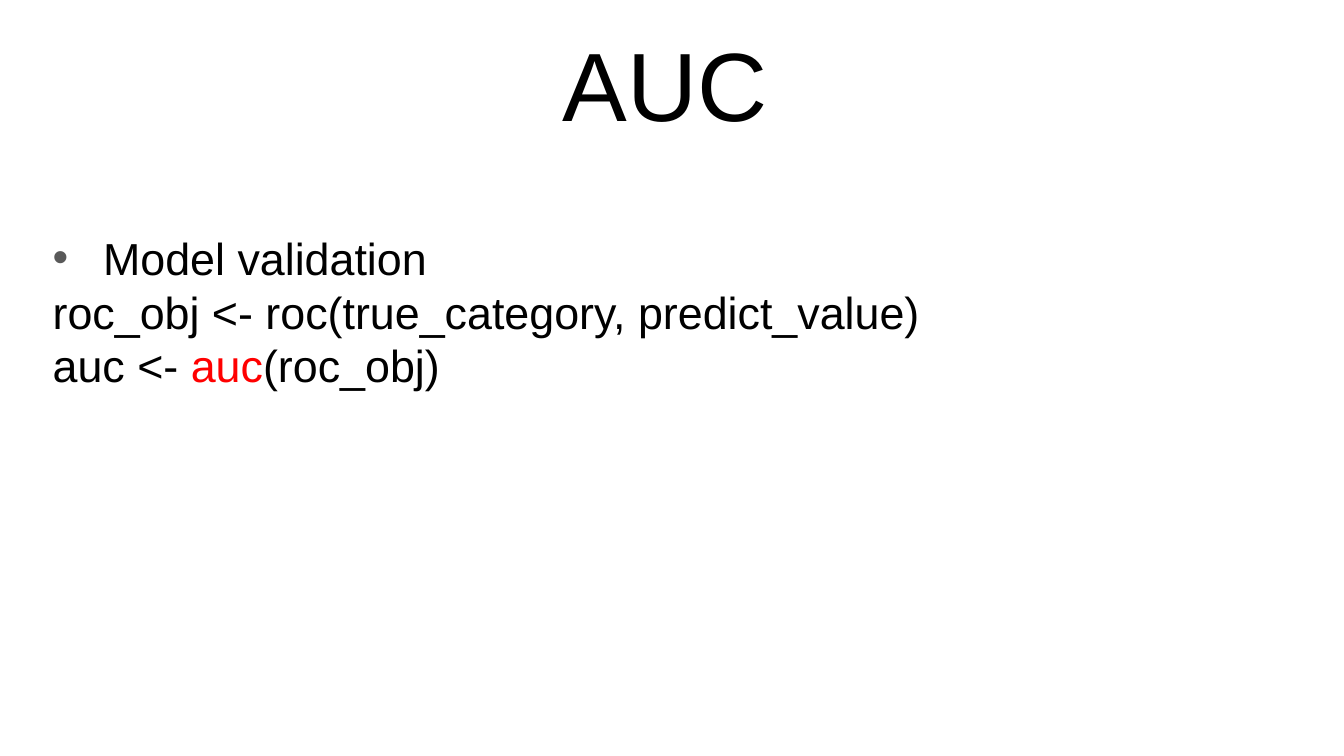
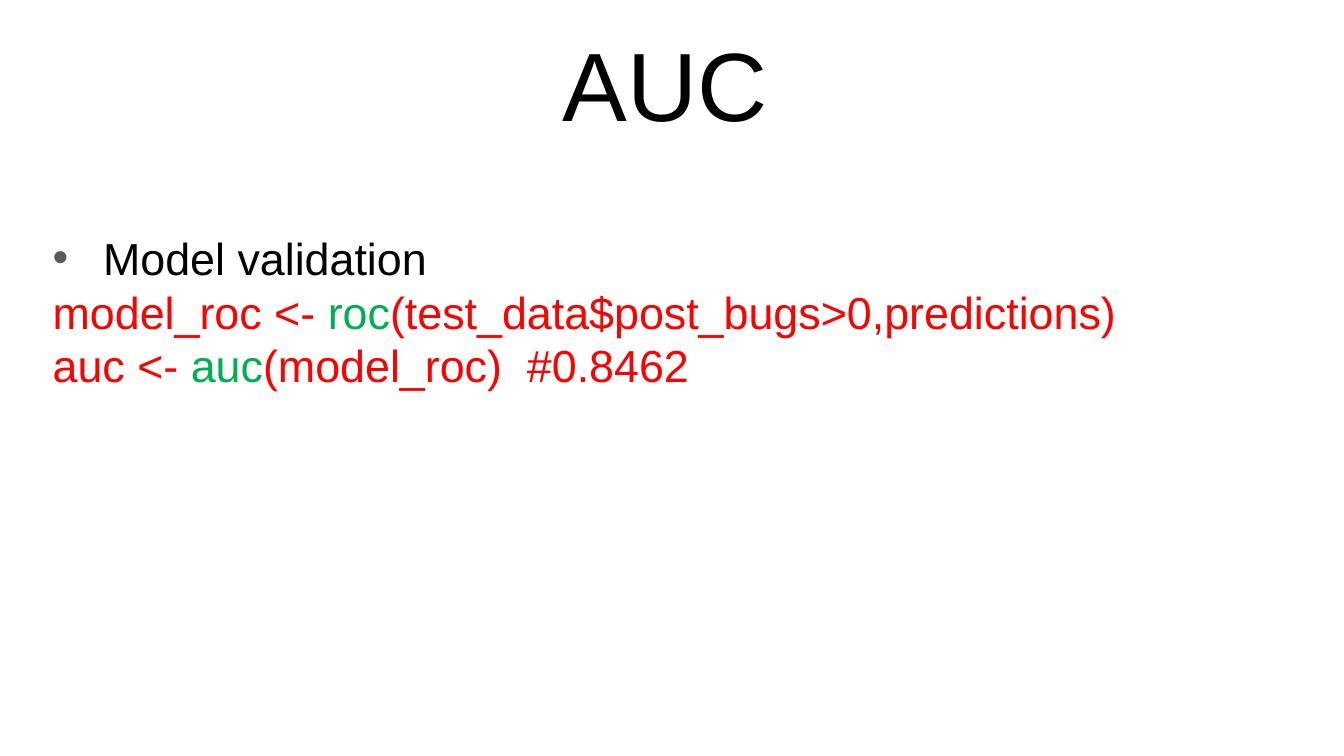
Before and after one commit to jinfuchen/R-model, a slide deck: slide 21 of R model.pptx (slide 18 before the commit). Drawn at 1344x756 pixels with LibreOffice and Linux fonts; fonts in the diff are those of the drawing. Boxes give left, top, right and bottom in pixels: in the first picture for what was removed or moved away, otherwise in the second. Text is boxed around its words. In the diff, an @@ line names an element or a change of style, - is before the commit and + after.

```diff
--- a/R model.pptx
+++ b/R model.pptx
@@ subtitle at bbox=[53, 295, 1116, 391]: text changed; text colour #000000 to #FF0000 @@
-roc_obj <- roc(true_category, predict_value)
-auc <- auc(roc_obj)
+model_roc <- roc(test_data$post_bugs>0,predictions)
+auc <- auc(model_roc) #0.8462
```
Also in this commit, not shown: 12 other slides changed, 5 slides added, 1 other file.
